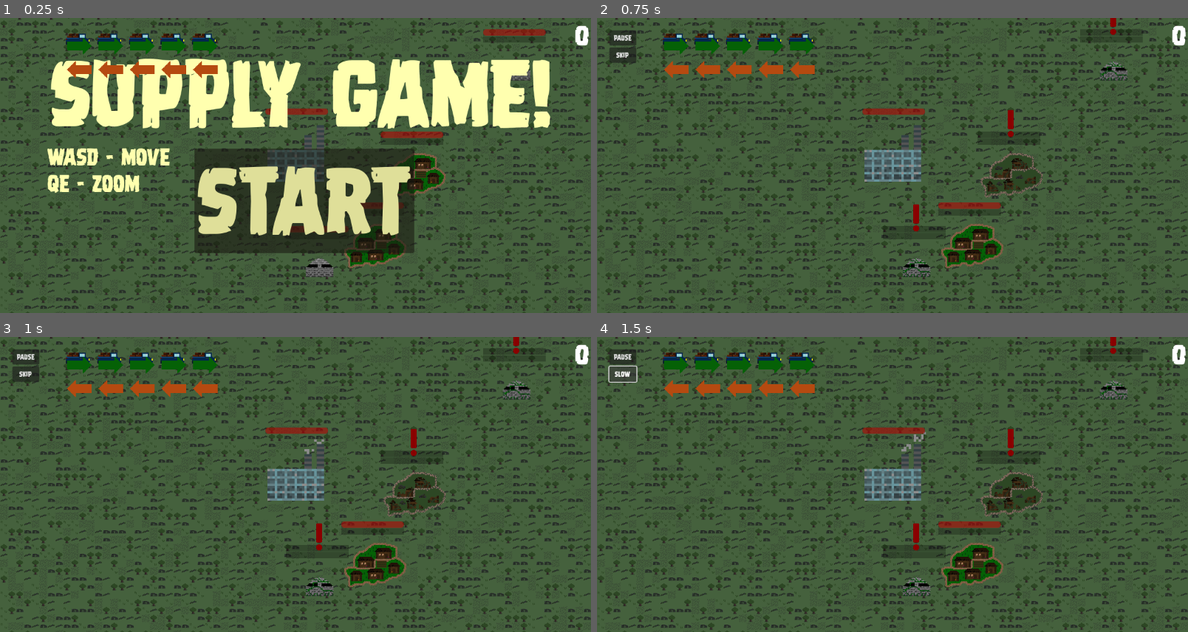
Above: before the commit, frames 1-4 (two rows, left to right).
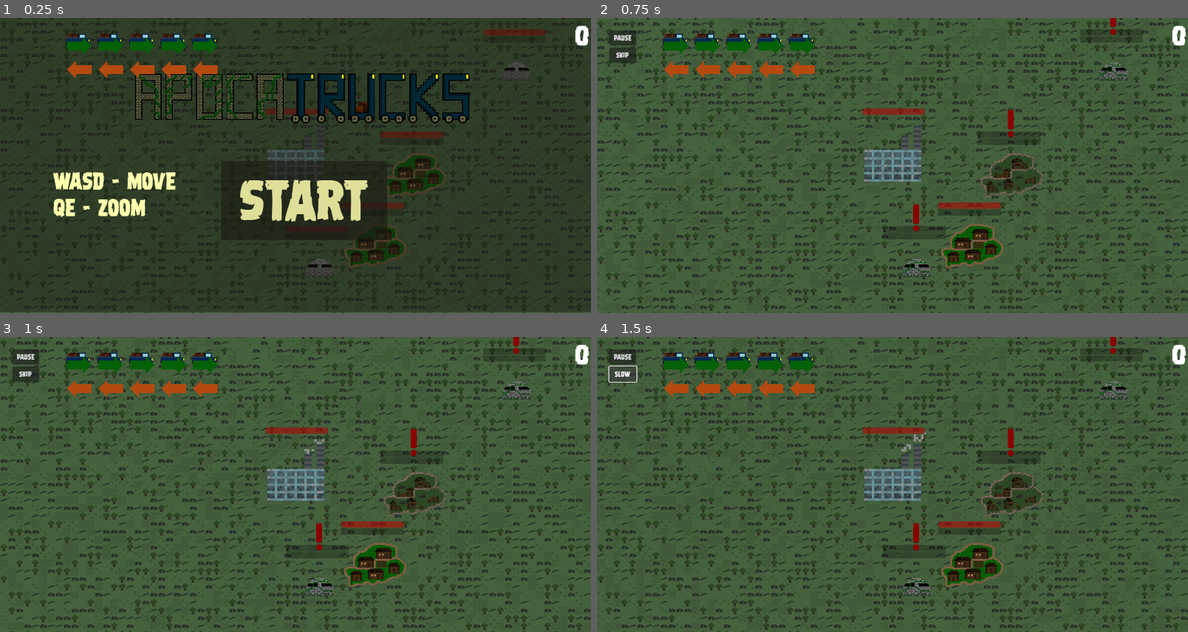
Above: after the commit, the same moments.

Repository: lewis785/ludum-dare-53
Game: Godot game, scene res://scenes/main.tscn
Same seed, same stepped clock (60 frames per second), same inputs: the game is played once before the commit and once after it.
Inputs:
- Up to frame 1 (0.25 s): no input
- Up to frame 2 (0.75 s): click "start" at 0.5 s
- Up to frame 3 (1 s): no input
- Up to frame 4 (1.5 s): click "skip" at 1.25 s

The runs differ from the first frame. In frame 1, 79% of the frame differs, in the area x 0-100%, y 0-100%; in frame 2, nothing differs; in frame 3, nothing differs; in frame 4, nothing differs.

Commit message:
feat: bg

Diff:
--- a/scenes/menu/menu.tscn
+++ b/scenes/menu/menu.tscn
@@ -1,10 +1,13 @@
-[gd_scene load_steps=10 format=3 uid="uid://euned6naim70"]
+[gd_scene load_steps=12 format=3 uid="uid://euned6naim70"]
 
 [ext_resource type="Script" path="res://scenes/menu/menu.gd" id="1_sm4jw"]
 [ext_resource type="PackedScene" uid="uid://du2mrpacolk4i" path="res://scenes/score/score_display.tscn" id="2_gqeni"]
 [ext_resource type="FontFile" uid="uid://d0nym5e6k1aje" path="res://fonts/dreadringer.ttf" id="3_73n7m"]
 [ext_resource type="PackedScene" uid="uid://b6nm85tfqs3lg" path="res://scenes/supply_truck/truck_indicator.tscn" id="3_iqm5e"]
+[ext_resource type="Texture2D" uid="uid://d03lqn28fm5bv" path="res://assets/GameTitle.png" id="3_m4vf8"]
 [ext_resource type="Script" path="res://scenes/score/score.gd" id="4_ylrl8"]
+
+[sub_resource type="CanvasTexture" id="CanvasTexture_shmol"]
 
 [sub_resource type="LabelSettings" id="LabelSettings_2qd1q"]
 font = ExtResource("3_73n7m")
@@ -25,7 +28,6 @@
 
 [node name="menu" type="Node2D"]
 process_mode = 3
-rotation = -0.0144437
 script = ExtResource("1_sm4jw")
 
 [node name="CanvasLayer" type="CanvasLayer" parent="."]
@@ -33,11 +35,18 @@
 [node name="start" type="Node2D" parent="CanvasLayer"]
 position = Vector2(600, 300)
 
+[node name="bg" type="Sprite2D" parent="CanvasLayer/start"]
+modulate = Color(0.0980392, 0.0980392, 0.0980392, 0.466667)
+position = Vector2(0, -2)
+scale = Vector2(1204, 600)
+texture = SubResource("CanvasTexture_shmol")
+
 [node name="CanvasModulate" type="CanvasModulate" parent="CanvasLayer/start"]
 position = Vector2(-600, -300)
 color = Color(1, 1, 0.686275, 1)
 
 [node name="title" type="Label" parent="CanvasLayer/start"]
+visible = false
 texture_filter = 1
 anchors_preset = 5
 anchor_left = 0.5
@@ -63,18 +72,23 @@
 grow_horizontal = 2
 grow_vertical = 2
 theme_override_fonts/font = ExtResource("3_73n7m")
-theme_override_font_sizes/font_size = 200
+theme_override_font_sizes/font_size = 120
 text = "start"
 
 [node name="controls" type="Label" parent="CanvasLayer/start"]
 custom_minimum_size = Vector2(400, 200)
-offset_left = -504.0
-offset_top = -43.0
-offset_right = -104.0
-offset_bottom = 157.0
+offset_left = -492.0
+offset_top = 6.0
+offset_right = -92.0
+offset_bottom = 206.0
 text = "wasd - move
 qe - zoom"
 label_settings = SubResource("LabelSettings_p1axt")
+
+[node name="Sprite2D" type="Sprite2D" parent="CanvasLayer/start"]
+position = Vector2(19, -155)
+scale = Vector2(1.875, 1.875)
+texture = ExtResource("3_m4vf8")
 
 [node name="controls" type="Node2D" parent="CanvasLayer"]
 
